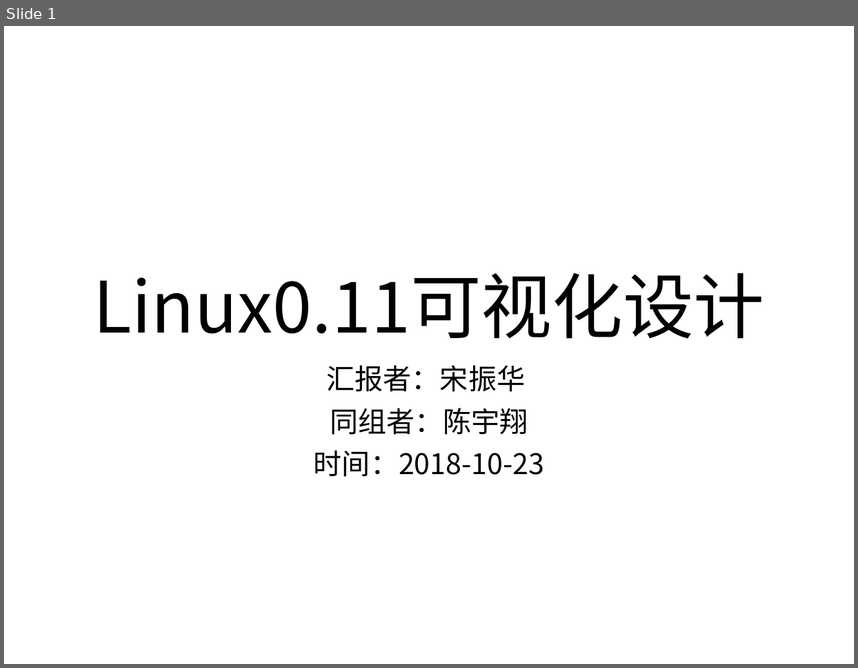
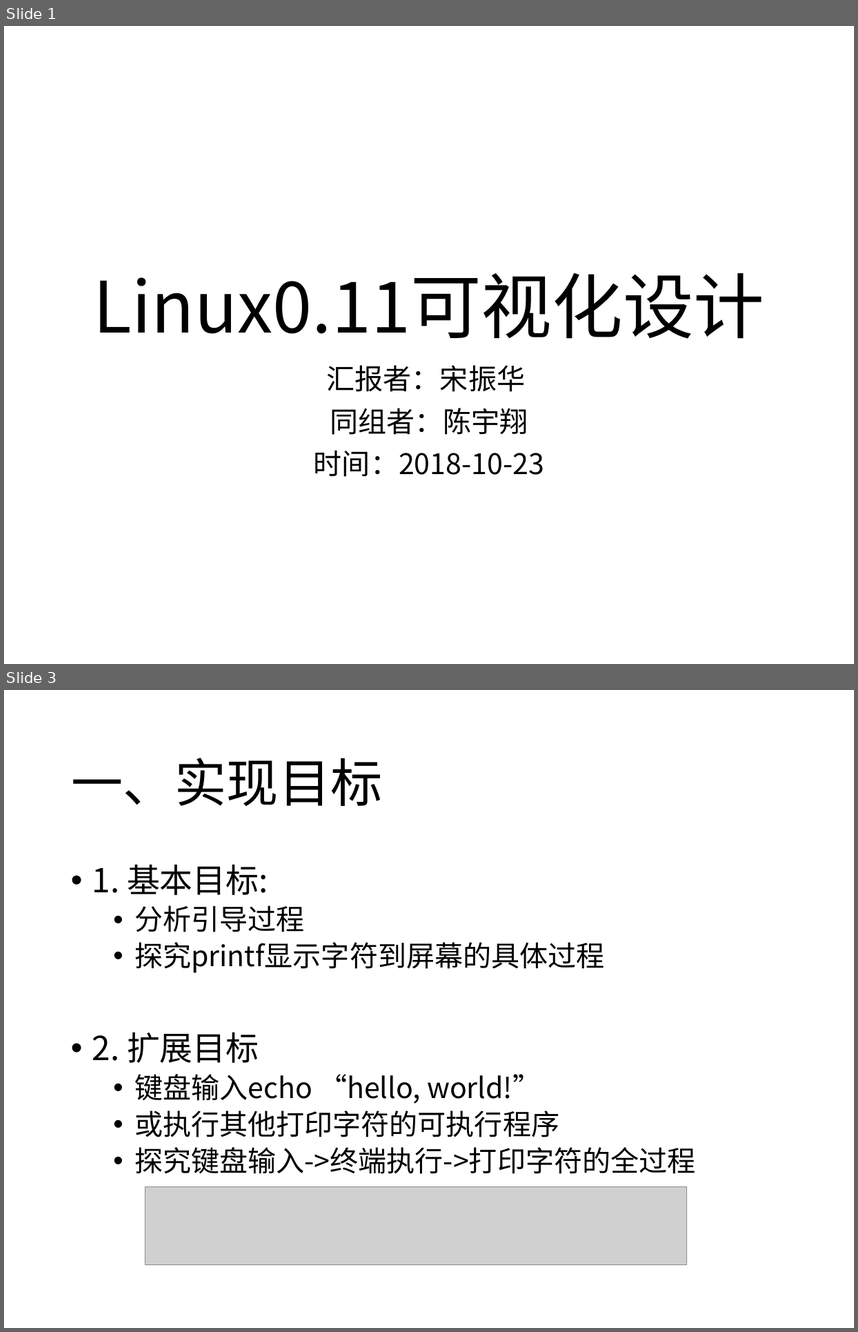
Before and after one commit to sfd158/oldlinux-homework, a slide deck: 宋振华第7周.ppt. Shown one above the other, each under a label of ours: slide 1 before the commit, slides 1 and 3 after it; the slides between them are not shown. The pictures are 858x668 and 858x1332 pixels, drawn with LibreOffice and Linux fonts; fonts in the diff are those of the drawing; grey boxes stand for pictures. Boxes give left, top, right and bottom in pixels: in the first picture for what was removed or moved away, otherwise in the second. Text is boxed around its words. In the diff, an @@ line names an element or a change of style, - is before the commit and + after.

```diff
--- a/宋振华第7周.ppt
+++ b/宋振华第7周.ppt
@@ slide 3 added at (4,690,854,1328), background #FFFFFF @@
@@ title added at (71,758,383,806), 44 pt, text #000000 @@
+一、实现目标
@@ text added at (92,864,695,1174), 24 pt, text #000000 @@
+• 1. 基本目标:
+  • 分析引导过程
+  • 探究printf显示字符到屏幕的具体过程
+• 2. 扩展目标
+  • 键盘输入echo “hello, world!”
+  • 或执行其他打印字符的可执行程序
+  • 探究键盘输入->终端执行->打印字符的全过程
@@ picture added at (145,1186,686,1264) @@
```
Also in this commit, not shown: 5 slides changed, 5 other slides added, 1 other file.
